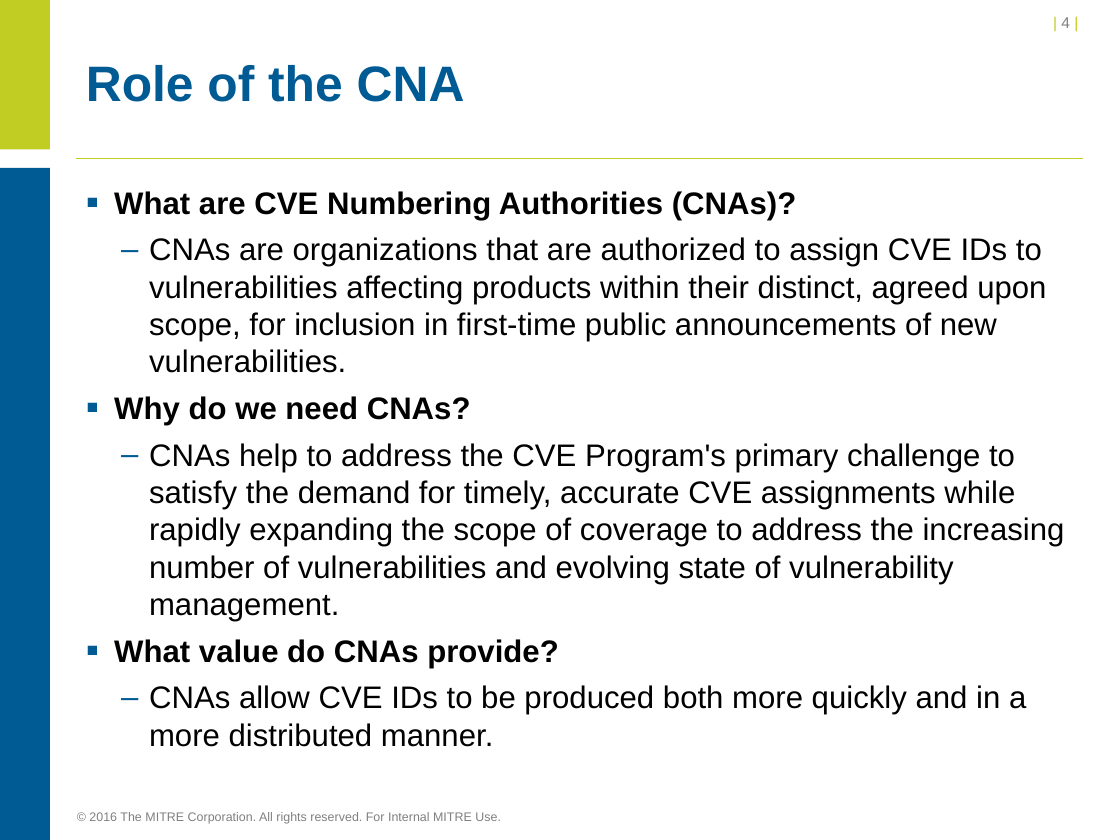
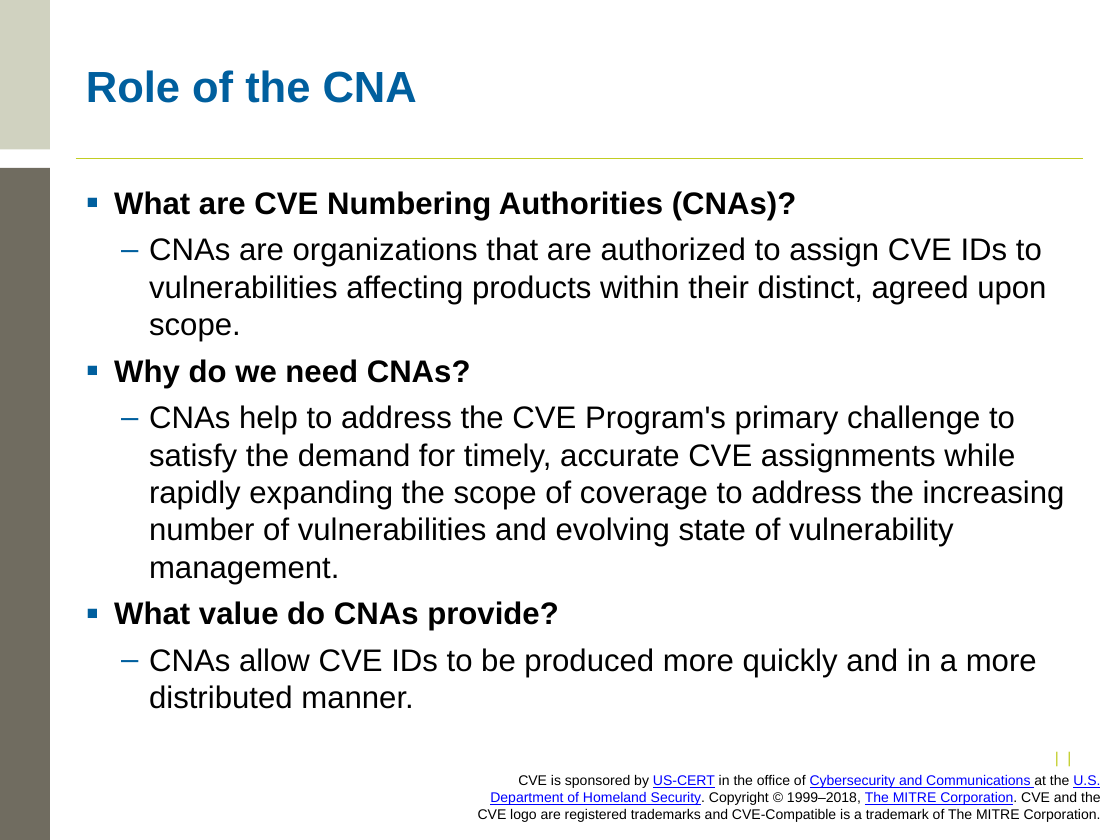
Before and after one commit to CVEProject/cveproject.github.io, a slide deck: slide 4 of cna/Becoming a CNA.pptx. Drawn at 1120x840 pixels with LibreOffice and Linux fonts; fonts in the diff are those of the drawing; background and template pictures are left out. Boxes give left, top, right and bottom in pixels: in the first picture for what was removed or moved away, otherwise in the second. Text is boxed around its words. In the diff, an @@ line names an element or a change of style, - is before the commit and + after.

```diff
--- a/cna/Becoming a CNA.pptx
+++ b/cna/Becoming a CNA.pptx
@@ rectangle at box(0, 0, 50, 149): fill #C1CD23 to #D0D2C0 @@
@@ page number removed at box(1061, 17, 1070, 28) @@
-| 4 |
@@ title "Role of the CNA" at box(86, 70, 417, 103): size 32 to 28 pt, text colour #005B94 to #005F9E @@
@@ rectangle at box(0, 168, 50, 840): fill #005B94 to #706C60 @@
@@ text at box(114, 191, 1065, 631): bullet colour #005B94 to #005F9E @@
@@ text at box(149, 237, 1046, 341): text changed @@
-  – CNAs are organizations that are authorized to assign CVE IDs to vulnerabilities affecting products within their distinct, agreed upon scope, for inclusion in first-time public announcements of new vulnerabilities.
+  – CNAs are organizations that are authorized to assign CVE IDs to vulnerabilities affecting products within their distinct, agreed upon scope.
@@ text at box(149, 648, 1037, 709): text changed @@
-  – CNAs allow CVE IDs to be produced both more quickly and in a more distributed manner.
+  – CNAs allow CVE IDs to be produced more quickly and in a more distributed manner.
@@ text added at box(478, 775, 1101, 822), 9 pt, text #000000 @@
+CVE is sponsored by US-CERT in the office of Cybersecurity and Communications at the U.S. Department of Homeland Security. Copyright © 1999–2018, The MITRE Corporation. CVE and the CVE logo are registered trademarks and CVE-Compatible is a trademark of The MITRE Corporation.
@@ text added at box(1021, 750, 1082, 773), 10 pt, text #C1CD23 @@
+| |
@@ text removed at box(89, 812, 501, 824) @@
-© 2016 The MITRE Corporation. All rights reserved. For Internal MITRE Use.
```
Also in this commit, not shown: 36 other slides changed, 3 slides added, 1 slide removed.
